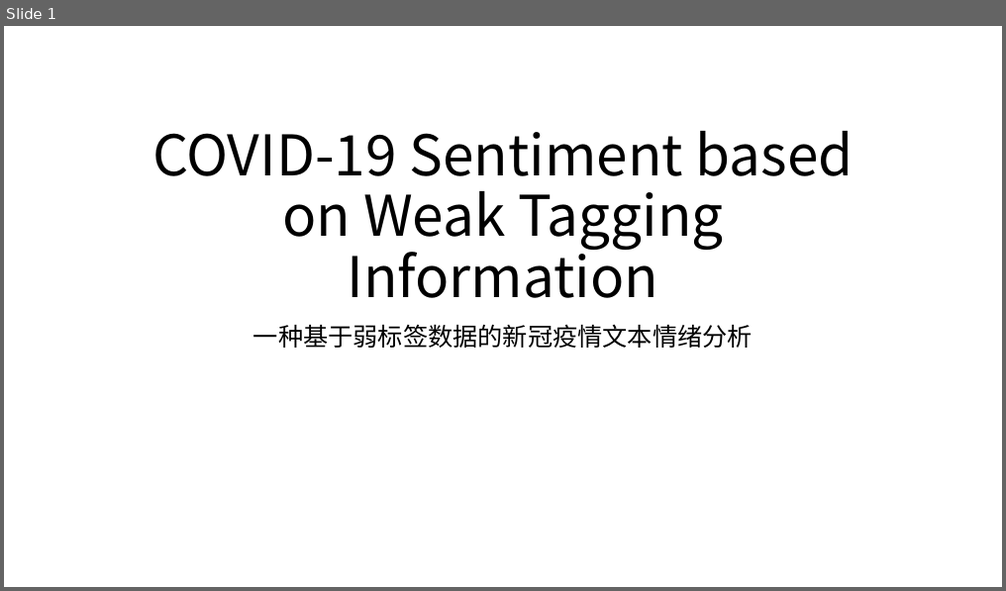
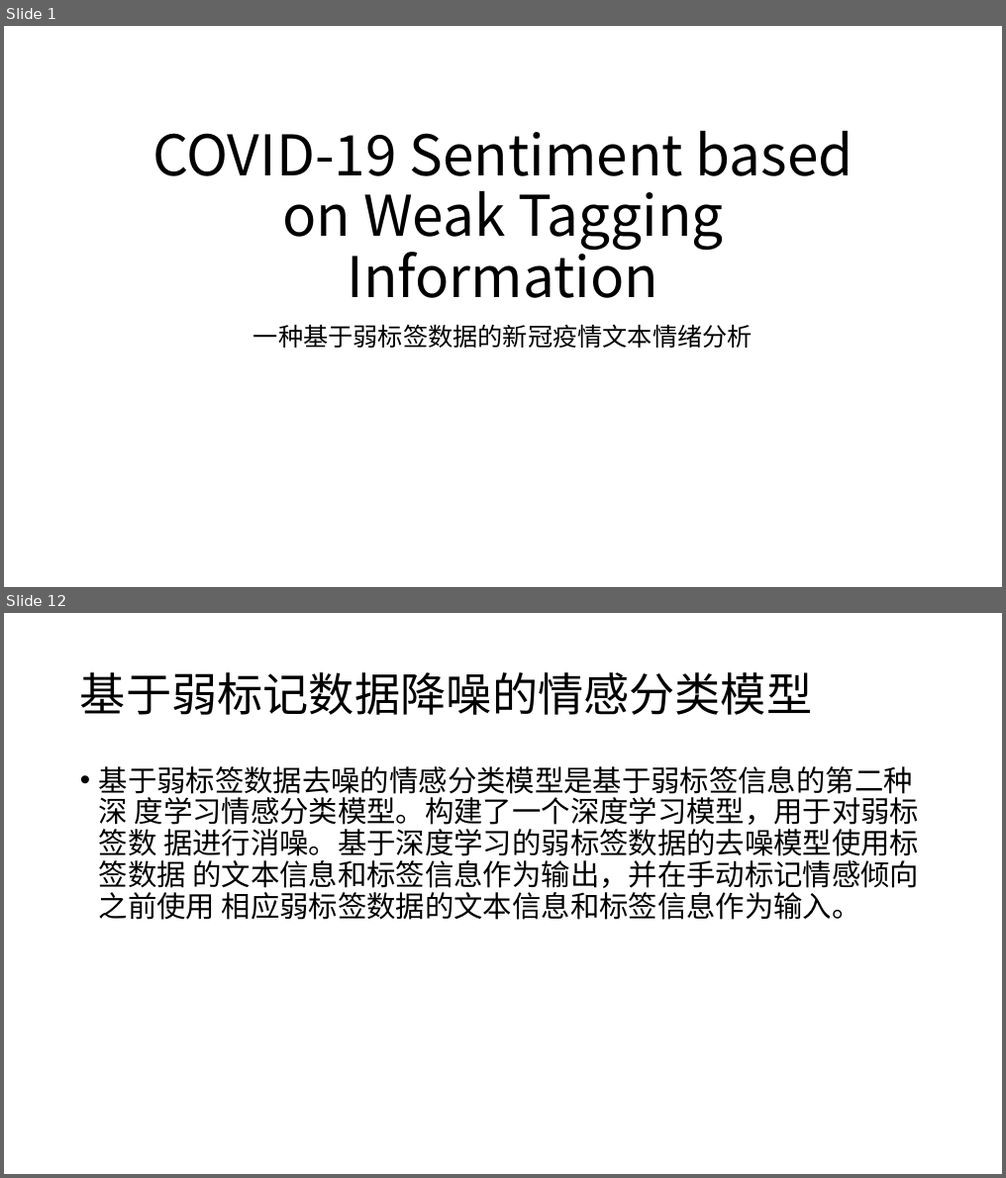
Before and after one commit to XinLin-cs/Dev_Note, a slide deck: COVID-19 Sentiment based on Weak Tagging Information/开题报告.pptx. Shown one above the other, each under a label of ours: slide 1 before the commit, slides 1 and 12 after it; the slides between them are not shown. The pictures are 1006x591 and 1006x1178 pixels, drawn with LibreOffice and Linux fonts; fonts in the diff are those of the drawing. Boxes give left, top, right and bottom in pixels: in the first picture for what was removed or moved away, otherwise in the second. Text is boxed around its words. In the diff, an @@ line names an element or a change of style, - is before the commit and + after.

```diff
--- a/COVID-19 Sentiment based on Weak Tagging Information/开题报告.pptx
+++ b/COVID-19 Sentiment based on Weak Tagging Information/开题报告.pptx
@@ slide 12 added at <box>4,613,1002,1174</box>, background #FFFFFF @@
@@ title added at <box>80,672,813,715</box>, 44 pt, text #000000 @@
+基于弱标记数据降噪的情感分类模型
@@ text added at <box>99,766,920,920</box>, 28 pt, text #000000 @@
+• 基于弱标签数据去噪的情感分类模型是基于弱标签信息的第二种深 度学习情感分类模型。构建了一个深度学习模型，用于对弱标签数 据进行消噪。基于深度学习的弱标签数据的去噪模型使用标签数据 的文本信息和标签信息作为输出，并在手动标记情感倾向之前使用 相应弱标签数据的文本信息和标签信息作为输入。
```
Also in this commit, not shown: 13 other slides added.
